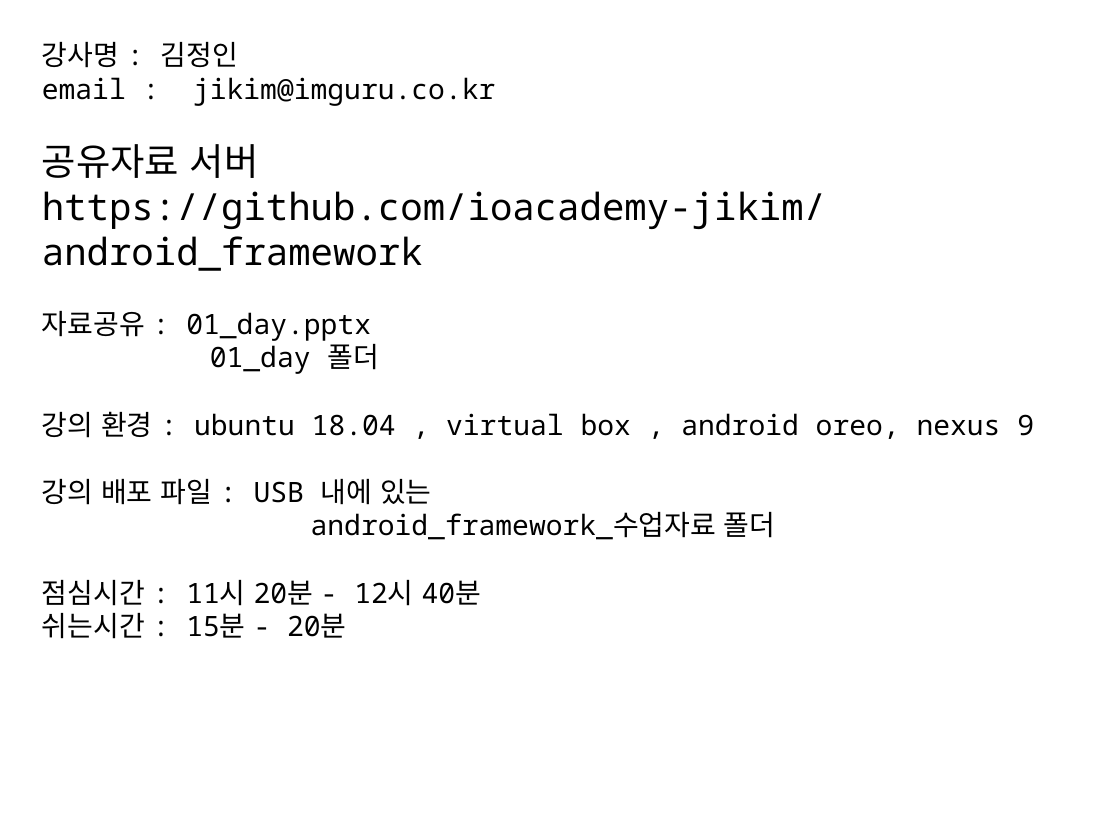
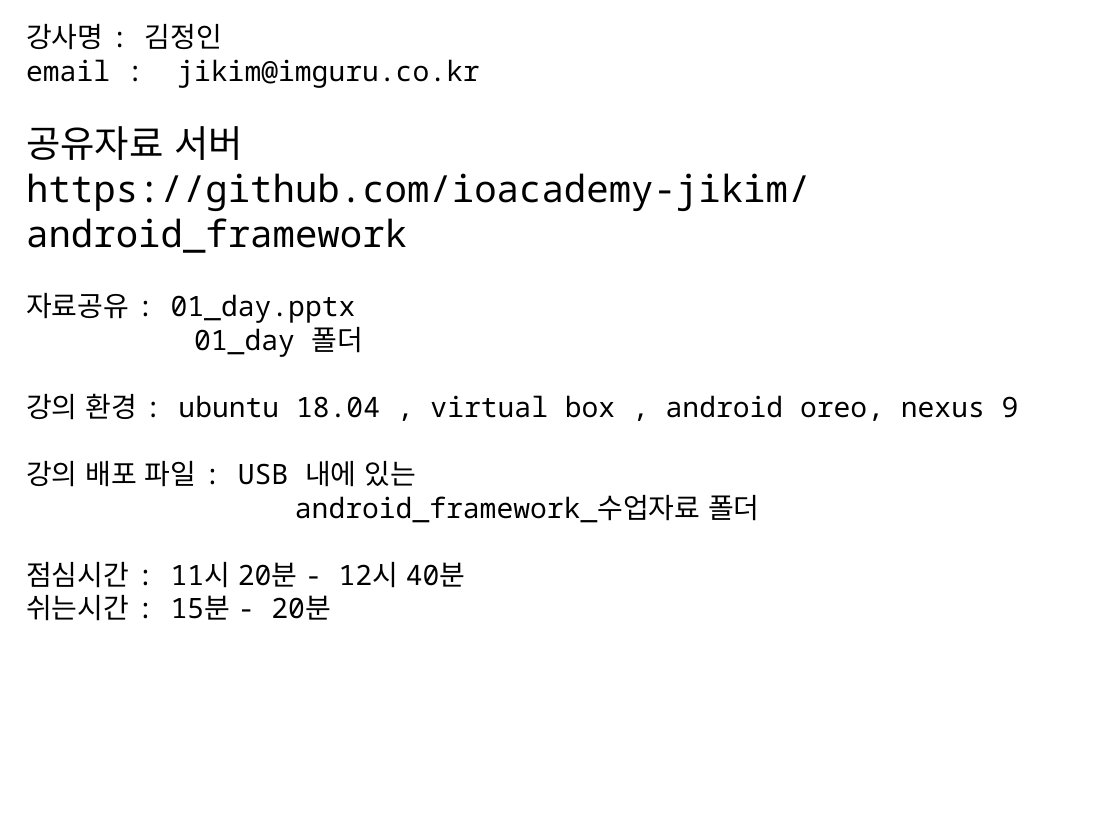
Before and after one commit to ioacademy-jikim/android_framwork, a slide deck: slide 1 of 03_day.pptx. Drawn at 1120x840 pixels with LibreOffice and Linux fonts; fonts in the diff are those of the drawing. Boxes give left, top, right and bottom in pixels: in the first picture for what was removed or moved away, otherwise in the second. Text is boxed around its words. In the diff, an @@ line names an element or a change of style, - is before the commit and + after.

```diff
--- a/03_day.pptx
+++ b/03_day.pptx
@@ text "강사명 : 김정인": place and size @@
-text "강사명 : 김정인" at <box>42,42,1034,606</box>
+text "강사명 : 김정인" at <box>26,24,1019,588</box>
```
Also in this commit, not shown: 1 other slide changed, 3 slides added, 10 other files.
